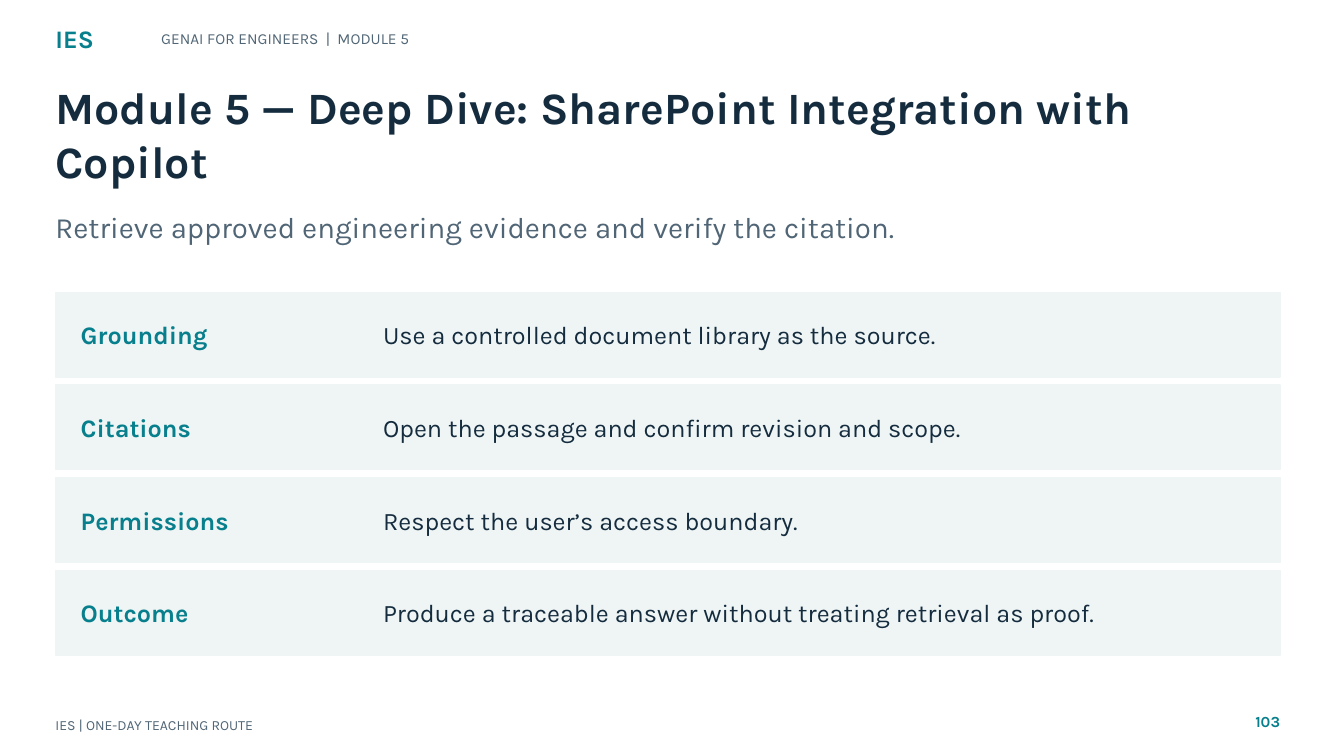
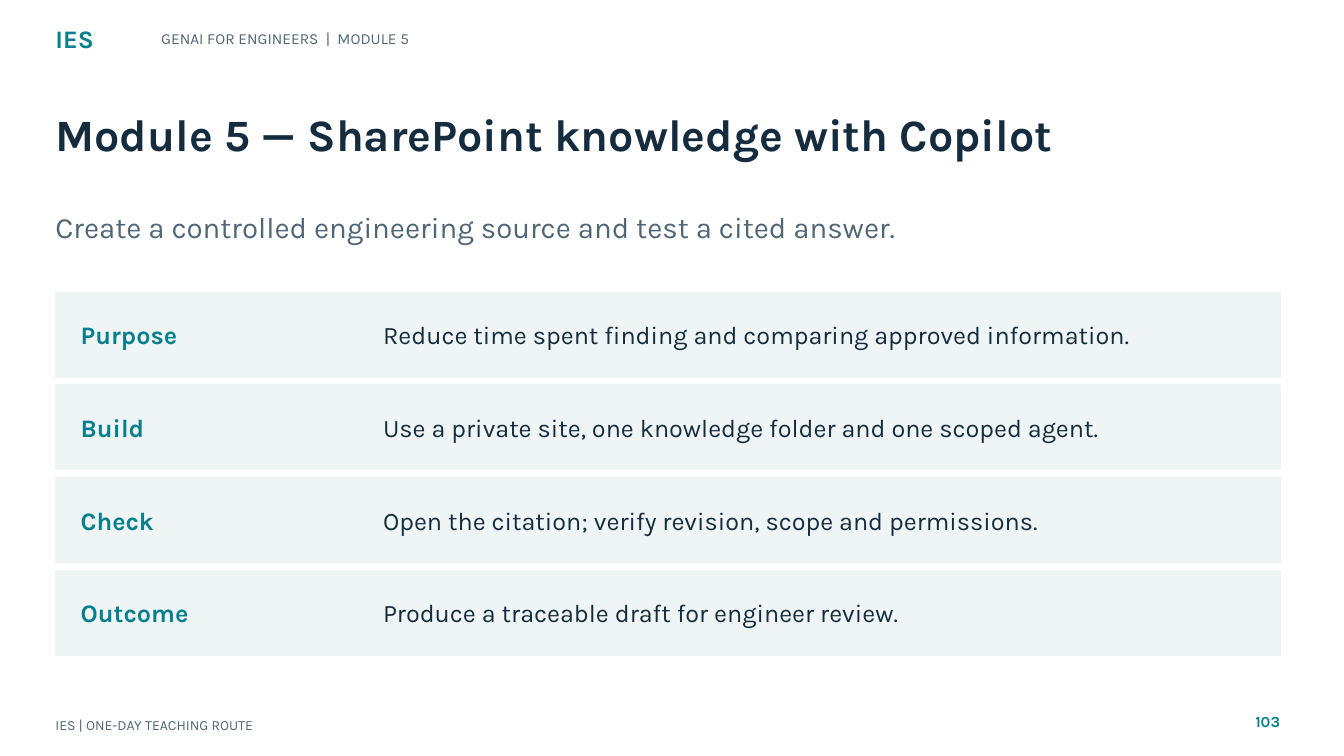
Before and after one commit to tertiarycourses/IES-GenAI-for-Engineers, a slide deck: slide 103 of courseware/Slides/IES-GenAI-for-Engineers.pptx. Drawn at 1344x756 pixels with LibreOffice and Linux fonts; fonts in the diff are those of the drawing. Boxes give left, top, right and bottom in pixels: in the first picture for what was removed or moved away, otherwise in the second. Text is boxed around its words. In the diff, an @@ line names an element or a change of style, - is before the commit and + after.

Commit message:
feat: add LO6 SharePoint knowledge workflow

```diff
--- a/courseware/Slides/IES-GenAI-for-Engineers.pptx
+++ b/courseware/Slides/IES-GenAI-for-Engineers.pptx
@@ text at (x1=55, y1=119, x2=1052, y2=162): text changed @@
-Module 5 — Deep Dive: SharePoint Integration with Copilot
+Module 5 — SharePoint knowledge with Copilot
@@ text at (x1=55, y1=218, x2=895, y2=245): text changed @@
-Retrieve approved engineering evidence and verify the citation.
+Create a controlled engineering source and test a cited answer.
@@ text at (x1=81, y1=327, x2=178, y2=350): text changed @@
-Grounding
+Purpose
@@ text at (x1=383, y1=326, x2=1129, y2=350): text changed @@
-Use a controlled document library as the source.
+Reduce time spent finding and comparing approved information.
@@ text at (x1=81, y1=419, x2=145, y2=438): text changed @@
-Citations
+Build
@@ text at (x1=383, y1=419, x2=1098, y2=443): text changed @@
-Open the passage and confirm revision and scope.
+Use a private site, one knowledge folder and one scoped agent.
@@ text at (x1=81, y1=512, x2=154, y2=531): text changed @@
-Permissions
+Check
@@ text at (x1=383, y1=512, x2=1037, y2=536): text changed @@
-Respect the user’s access boundary.
+Open the citation; verify revision, scope and permissions.
@@ text at (x1=383, y1=604, x2=898, y2=628): text changed @@
-Produce a traceable answer without treating retrieval as proof.
+Produce a traceable draft for engineer review.
```
Also in this commit, not shown: 131 other slides changed, 13 slides added, 3 slides removed, 12 other files.
